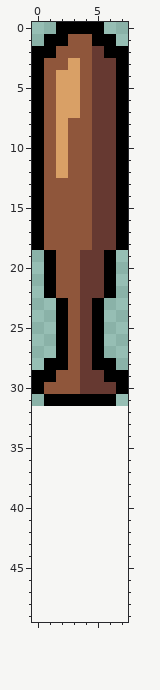
A pixel-art sprite gets an edit: assets/images/baseball bat.png. The first picture shows the starting point.
The file is 8x32 pixels. The old version is drawn lined up with the new one, on the new canvas.
The result:
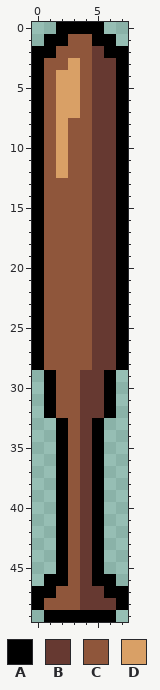
Palette (. is transparent): A #000000  B #663931  C #8f563b  D #d9a066
What changed:
canvas 8x32 -> 8x50
y 19..22: x 0..1 .A -> AC; x 4 B -> C; x 6..7 A. -> BA
y 23..27: x 0..2 ..A -> ACC; x 4..7 BA.. -> CBBA
y 28: x 0..2 .AA -> ACC; x 4..7 BAA. -> CBBA
y 29: x 0 A -> .; x 7 A -> .
y 30: x 0..1 AC -> .A; x 6..7 BA -> A.
y 31: x 2..5 AAAA -> CCBB
y 32: x 1..6 ...... -> ACCBBA
y 33..45: x 2..5 .... -> ACBA
y 46: x 1..6 ...... -> AACBAA
y 47: x 0..7 ........ -> AACCBBAA
y 48: x 0..7 ........ -> ACCCBBBA
y 49: x 1..6 ...... -> AAAAAA
